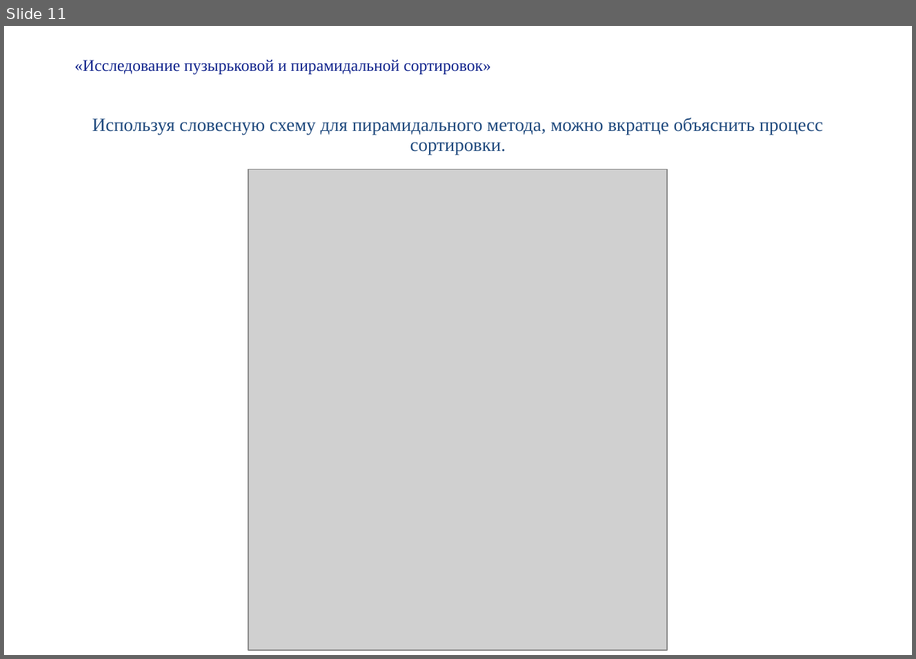
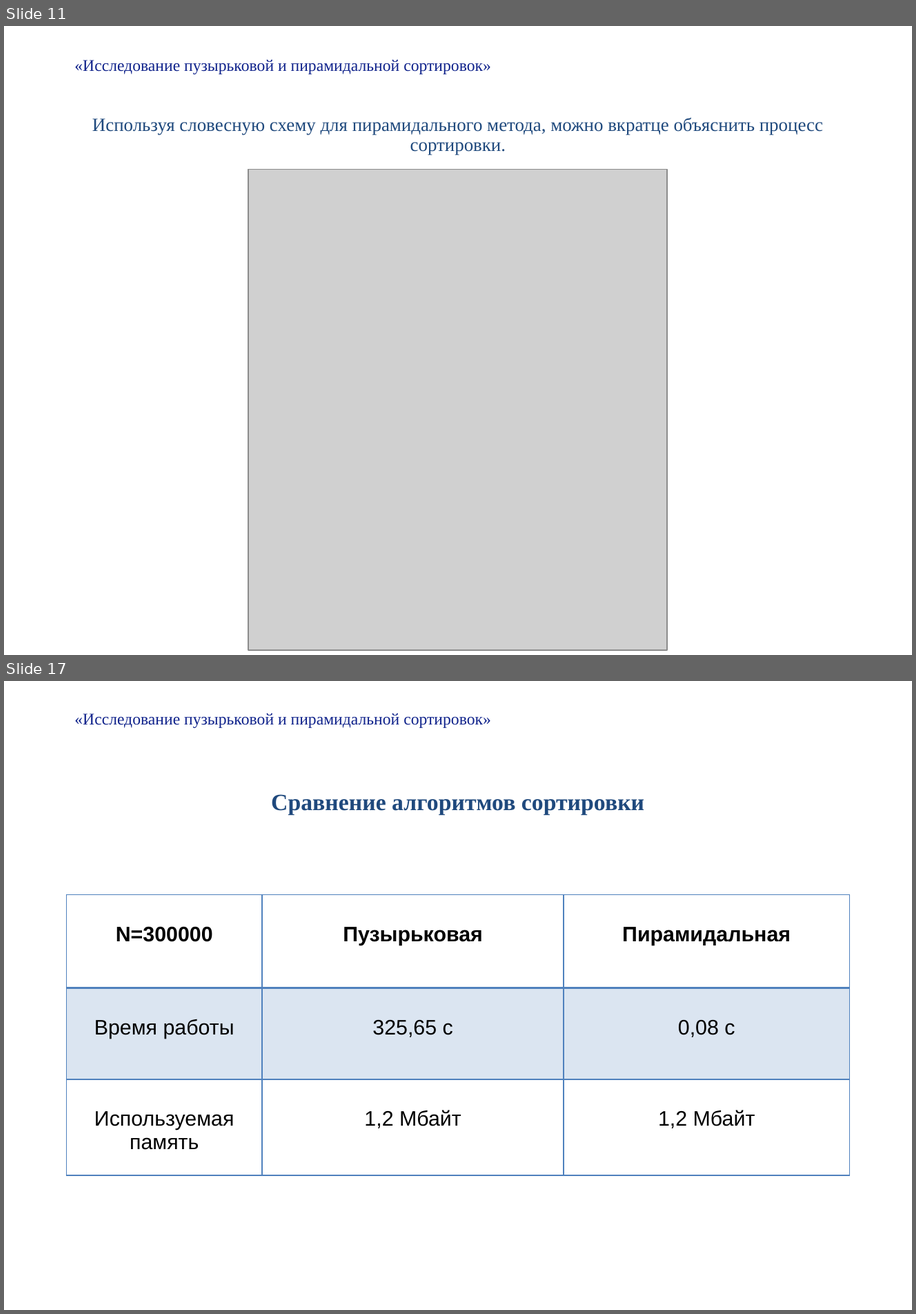
Before and after one commit to glukhovsa/TeamDz, a slide deck: Презентация.pptx. Shown one above the other, each under a label of ours: slide 11 before the commit, slides 11 and 17 after it; the slides between them are not shown. The pictures are 916x659 and 916x1314 pixels, drawn with LibreOffice and Linux fonts; fonts in the diff are those of the drawing; grey boxes stand for pictures. Boxes give left, top, right and bottom in pixels: in the first picture for what was removed or moved away, otherwise in the second. Text is boxed around its words. In the diff, an @@ line names an element or a change of style, - is before the commit and + after.

```diff
--- a/Презентация.pptx
+++ b/Презентация.pptx
@@ slide 17 added at <box>4,681,912,1310</box>, background #FFFFFF @@
@@ title added at <box>74,713,491,728</box>, 14 pt, text #0F228B @@
+«Исследование пузырьковой и пирамидальной сортировок»
@@ subtitle added at <box>271,794,644,814</box>, 20 pt, text #1F497D, bold @@
+Сравнение алгоритмов сортировки
@@ table added at <box>66,895,849,1175</box>, 3 rows, 3 columns @@
+N=300000 | Пузырьковая | Пирамидальная
+Время работы | 325,65 с | 0,08 с
+Используемая память | 1,2 Мбайт | 1,2 Мбайт
```
Also in this commit, not shown: 6 slides changed, 4 other slides added, 3 other files.
